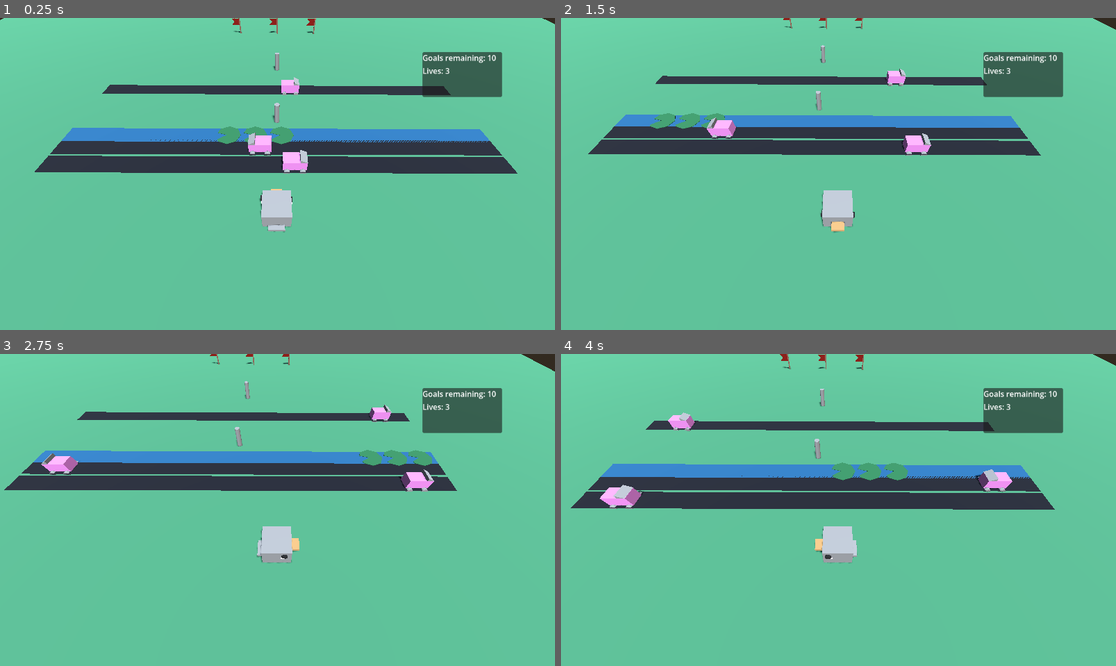
Above: before the commit, frames 1-4 (two rows, left to right).
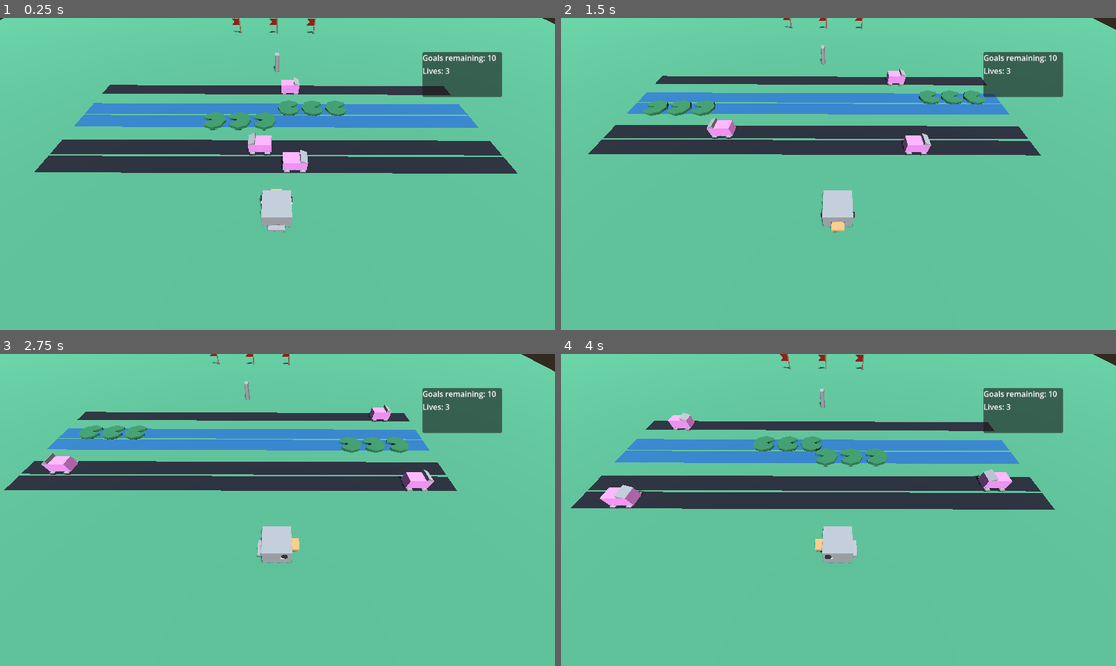
Above: after the commit, the same moments.

Repository: chloedixon11/danger-dodger
Game: Godot game, scene res://Main/Main.tscn
Two runs of this game, one before a commit and one after it. Both use one fixed random seed, a clock stepped at 60 frames per second and the inputs below.
Inputs:
- Up to frame 1 (0.25 s): no input
- Up to frame 2 (1.5 s): hold D (move_right) 0.53-1.28 s; hold S (move_down) from 1.28 s (still down)
- Up to frame 3 (2.75 s): release S (move_down) at 2.03 s; hold D (move_right) from 2.03 s (still down)
- Up to frame 4 (4 s): release D (move_right) at 2.78 s; hold W (move_up) 2.78-3.53 s; hold A (move_left) from 3.53 s (still down)

The runs differ from the first frame. In frame 1, 8.1% of the frame differs, in the area x 11-89%, y 11-41%; in frame 2, 7.0%; in frame 3, 7.0%; in frame 4, 8.2%, in the area x 7-85%, y 11-41%.

Commit message:
lilypads and rivers

Diff:
--- /dev/null
+++ b/Code/Art/Art.tscn
@@ -0,0 +1,49 @@
+[gd_scene format=3 uid="uid://ce3f6qpkf4ig"]
+
+[sub_resource type="StandardMaterial3D" id="StandardMaterial3D_8wcd5"]
+albedo_color = Color(0.17612255, 0.43648446, 0.2812329, 1)
+
+[sub_resource type="StandardMaterial3D" id="StandardMaterial3D_pyloi"]
+albedo_color = Color(0.25935832, 0.6614842, 0.33838058, 1)
+
+[sub_resource type="PrismMesh" id="PrismMesh_3k6re"]
+size = Vector3(0.6, 0.6, 0.3)
+
+[node name="Art" type="Node3D" unique_id=927862619]
+
+[node name="LilyPads" type="CSGCombiner3D" parent="." unique_id=1538868695]
+transform = Transform3D(1, 0, -6.519258e-09, 1.4901161e-08, 1, 0, -6.519258e-09, 0, 1, 0, 0.016914979, 7.450581e-09)
+material_override = SubResource("StandardMaterial3D_8wcd5")
+
+[node name="CSGCylinder3D" type="CSGCylinder3D" parent="LilyPads" unique_id=1527338214]
+transform = Transform3D(1, 0, 0, 6.3331016e-25, 1, 0, 0, 0, 1, -0.040706396, 0.01380913, -0.014947053)
+material_override = SubResource("StandardMaterial3D_pyloi")
+radius = 0.5961914
+height = 0.13879395
+
+[node name="CSGMesh3D" type="CSGMesh3D" parent="LilyPads" unique_id=1934905894]
+transform = Transform3D(-0.15652674, -0.98610616, -0.05562525, -0.0506365, -0.048233286, 0.99755174, -0.9863748, 0.1589602, -0.042383168, 0.32636786, -0.007553299, -0.05780274)
+operation = 2
+mesh = SubResource("PrismMesh_3k6re")
+
+[node name="CSGCylinder3D2" type="CSGCylinder3D" parent="LilyPads" unique_id=1244924839]
+transform = Transform3D(1, 0, 0, 6.3331016e-25, 1, 0, 0, 0, 1, 1.2168932, 0.013809111, -0.014947045)
+material_override = SubResource("StandardMaterial3D_pyloi")
+radius = 0.5961914
+height = 0.13879395
+
+[node name="CSGMesh3D2" type="CSGMesh3D" parent="LilyPads" unique_id=23129553]
+transform = Transform3D(-0.15652674, -0.98610616, -0.05562525, -0.0506365, -0.048233286, 0.99755174, -0.9863748, 0.1589602, -0.042383168, 1.5839674, -0.0075533176, -0.057802733)
+operation = 2
+mesh = SubResource("PrismMesh_3k6re")
+
+[node name="CSGCylinder3D3" type="CSGCylinder3D" parent="LilyPads" unique_id=1470053240]
+transform = Transform3D(1, 0, 0, 6.3331016e-25, 1, 0, 0, 0, 1, -1.3056309, 0.013809148, -0.014947061)
+material_override = SubResource("StandardMaterial3D_pyloi")
+radius = 0.5961914
+height = 0.13879395
+
+[node name="CSGMesh3D3" type="CSGMesh3D" parent="LilyPads" unique_id=2038428075]
+transform = Transform3D(-0.15652674, -0.98610616, -0.05562525, -0.0506365, -0.048233286, 0.99755174, -0.9863748, 0.1589602, -0.042383168, -0.9385567, -0.0075532803, -0.05780275)
+operation = 2
+mesh = SubResource("PrismMesh_3k6re")
--- a/Code/Duck/Duck.gd
+++ b/Code/Duck/Duck.gd
@@ -47,15 +47,25 @@
 
 		if Input.is_action_just_pressed("move_up"):
 			#position.z -= leap_distance
-			next_spot = current_spot + Vector3.FORWARD
 			weight = 0
 			graphics.rotation_degrees.y = 0
+			if riding:
+				current_spot = riding.global_position
+				next_spot = (current_spot + Vector3.FORWARD).round()
+			else:
+				next_spot = current_spot + Vector3.FORWARD
+			riding = null
 
 		if Input.is_action_just_pressed("move_down"):
 			#position.z += leap_distance
-			next_spot = current_spot + Vector3.BACK
 			weight = 0
 			graphics.rotation_degrees.y = 180
+			if riding:
+				current_spot = riding.global_position
+				next_spot = (current_spot + Vector3.BACK).round()
+			else:
+				next_spot = current_spot + Vector3.BACK
+			riding = null
 
 	if weight < 1.0:
 		weight += weight_speed * delta
@@ -74,8 +84,8 @@
 	else:
 		position = lerp(current_spot, next_spot, weight)
 
-	if riding != null:
-		position += riding.position
+	if riding:
+		position = riding.global_position
 
 
 func update_lives(delta_lives: int):
--- a/Code/Duck/Duck.tscn
+++ b/Code/Duck/Duck.tscn
@@ -35,7 +35,6 @@
 [node name="Duck" type="Area3D" unique_id=1158991918]
 transform = Transform3D(-0.9999951, 0, -0.00313535, 0, 1, 0, 0.00313535, 0, -0.9999951, 0, 0, 0)
 script = ExtResource("1_lm42s")
-lives = null
 
 [node name="Collider" type="CollisionShape3D" parent="." unique_id=431627853]
 transform = Transform3D(1, 0, 0, 0, 1, 0, 0, 0, 1, 0, 0.42274475, 0)
--- a/Code/Levels/TrafficTime.tscn
+++ b/Code/Levels/TrafficTime.tscn
@@ -6,6 +6,7 @@
 [ext_resource type="PackedScene" uid="uid://d10bdq3u7df63" path="res://Vehicle/Vehicle.tscn" id="3_tgin1"]
 [ext_resource type="PackedScene" uid="uid://bimiowbq37tmt" path="res://Duck/Duck.tscn" id="4_de4at"]
 [ext_resource type="PackedScene" uid="uid://cwqeu7k1fculu" path="res://Lane/Waterway/Waterway.tscn" id="5_ye6de"]
+[ext_resource type="PackedScene" uid="uid://cvgoojbjmr2qo" path="res://Vessel/Vessel.tscn" id="6_8b8hp"]
 
 [sub_resource type="ProceduralSkyMaterial" id="ProceduralSkyMaterial_ye6de"]
 sky_horizon_color = Color(0.66224277, 0.6717428, 0.6867428, 1)
@@ -70,6 +71,8 @@
 [node name="Waterway" parent="." unique_id=1862011274 instance=ExtResource("5_ye6de")]
 transform = Transform3D(-0.0059069498, 0, -0.99998266, 0, 1, 0, 0.99998266, 0, -0.0059069498, 0, 0, -8)
 
+[node name="Vessel" parent="Waterway" unique_id=2030516887 instance=ExtResource("6_8b8hp")]
+
 [node name="Ground" type="MeshInstance3D" parent="." unique_id=1449691348]
 material_override = SubResource("StandardMaterial3D_ye6de")
 mesh = SubResource("PlaneMesh_8b8hp")
--- a/Code/Levels/WaterWorld.tscn
+++ b/Code/Levels/WaterWorld.tscn
@@ -74,7 +74,7 @@
 metadata/_edit_lock_ = true
 
 [node name="MeshInstance3D" type="MeshInstance3D" parent="Ground" unique_id=833497383]
-transform = Transform3D(1, 0, 0, 0, 1, 0, 0, 0, 1, 0, 0, -5.092991)
+transform = Transform3D(1, 0, 0, 0, 1, 0, 0, 0, 1, 0, 0, -10.092991)
 mesh = SubResource("CylinderMesh_hxt8e")
 skeleton = NodePath("../..")
 
@@ -92,7 +92,11 @@
 transform = Transform3D(-0.9999874, 0, 0.00501598, 0, 1, 0, -0.00501598, 0, -0.9999874, 0.014142856, -2.9802322e-08, -8.473373)
 
 [node name="Waterway" parent="." unique_id=1862011274 instance=ExtResource("6_3qy7e")]
-transform = Transform3D(-4.371139e-08, 0, -1, 0, 1, 0, 1, 0, -4.371139e-08, 0, 0, -4)
+transform = Transform3D(-4.371139e-08, 0, -1, 0, 1, 0, 1, 0, -4.371139e-08, 0, 0, -5)
 
-[node name="Vessel" parent="Waterway" unique_id=944421107 instance=ExtResource("7_usc3h")]
-transform = Transform3D(-4.371139e-08, 0, -1, 0, 1, 0, 1, 0, -4.371139e-08, 0, 0, 0)
+[node name="Vessel" parent="Waterway" unique_id=2030516887 instance=ExtResource("7_usc3h")]
+
+[node name="Waterway2" parent="." unique_id=1654594169 instance=ExtResource("6_3qy7e")]
+transform = Transform3D(1.3113416e-07, 0, 1, 0, 1, 0, -1, 0, 1.3113416e-07, 0, 0, -6)
+
+[node name="Vessel" parent="Waterway2" unique_id=1893541102 instance=ExtResource("7_usc3h")]
--- a/Code/Vessel/Vessel.tscn
+++ b/Code/Vessel/Vessel.tscn
@@ -1,65 +1,23 @@
 [gd_scene format=3 uid="uid://cvgoojbjmr2qo"]
 
 [ext_resource type="Script" uid="uid://cu1c8g45b7fqm" path="res://Vessel/Vessel.gd" id="1_fywir"]
+[ext_resource type="PackedScene" uid="uid://ce3f6qpkf4ig" path="res://Art/Art.tscn" id="2_blvak"]
 
-[sub_resource type="PlaceholderMesh" id="PlaceholderMesh_s2nsp"]
-
-[sub_resource type="StandardMaterial3D" id="StandardMaterial3D_n85f5"]
-albedo_color = Color(0.17612255, 0.43648446, 0.2812329, 1)
-
-[sub_resource type="StandardMaterial3D" id="StandardMaterial3D_fywir"]
-albedo_color = Color(0.25935832, 0.6614842, 0.33838058, 1)
-
-[sub_resource type="PrismMesh" id="PrismMesh_rawk2"]
-size = Vector3(0.6, 0.6, 0.3)
+[sub_resource type="PlaceholderMesh" id="PlaceholderMesh_lm42s"]
 
 [sub_resource type="BoxShape3D" id="BoxShape3D_rckyl"]
-size = Vector3(3.8, 0.36084765, 1)
+size = Vector3(3.8, 0.36084765, 0.66986084)
 
-[node name="Node3D" type="Area3D" unique_id=2030516887]
+[node name="Vessel" type="Area3D" unique_id=2030516887]
 script = ExtResource("1_fywir")
 
 [node name="MeshInstance3D" type="MeshInstance3D" parent="." unique_id=405596471]
-mesh = SubResource("PlaceholderMesh_s2nsp")
+transform = Transform3D(-0.00029186805, 0, -0.99999994, 0, 1, 0, 0.99999994, 0, -0.00029186805, -0.0037611164, -0.06613815, 0.5)
+mesh = SubResource("PlaceholderMesh_lm42s")
 
-[node name="LilyPads" type="CSGCombiner3D" parent="MeshInstance3D" unique_id=688480893]
-transform = Transform3D(1, 0, -6.519258e-09, 1.4901161e-08, 1, 0, -6.519258e-09, 0, 1, 0, 0.016914979, 7.450581e-09)
-material_override = SubResource("StandardMaterial3D_n85f5")
-use_collision = true
-
-[node name="CSGCylinder3D" type="CSGCylinder3D" parent="MeshInstance3D/LilyPads" unique_id=1577211110]
-transform = Transform3D(1, 0, 0, 6.3331016e-25, 1, 0, 0, 0, 1, -0.040706396, 0.01380913, -0.014947053)
-material_override = SubResource("StandardMaterial3D_fywir")
-radius = 0.5961914
-height = 0.13879395
-
-[node name="CSGMesh3D" type="CSGMesh3D" parent="MeshInstance3D/LilyPads" unique_id=1675377848]
-transform = Transform3D(-0.15652674, -0.98610616, -0.05562525, -0.0506365, -0.048233286, 0.99755174, -0.9863748, 0.1589602, -0.042383168, 0.32636786, -0.007553299, -0.05780274)
-operation = 2
-mesh = SubResource("PrismMesh_rawk2")
-
-[node name="CSGCylinder3D2" type="CSGCylinder3D" parent="MeshInstance3D/LilyPads" unique_id=1372524853]
-transform = Transform3D(1, 0, 0, 6.3331016e-25, 1, 0, 0, 0, 1, 1.2168932, 0.013809111, -0.014947045)
-material_override = SubResource("StandardMaterial3D_fywir")
-radius = 0.5961914
-height = 0.13879395
-
-[node name="CSGMesh3D2" type="CSGMesh3D" parent="MeshInstance3D/LilyPads" unique_id=1082613134]
-transform = Transform3D(-0.15652674, -0.98610616, -0.05562525, -0.0506365, -0.048233286, 0.99755174, -0.9863748, 0.1589602, -0.042383168, 1.5839674, -0.0075533176, -0.057802733)
-operation = 2
-mesh = SubResource("PrismMesh_rawk2")
-
-[node name="CSGCylinder3D3" type="CSGCylinder3D" parent="MeshInstance3D/LilyPads" unique_id=378495702]
-transform = Transform3D(1, 0, 0, 6.3331016e-25, 1, 0, 0, 0, 1, -1.3056309, 0.013809148, -0.014947061)
-material_override = SubResource("StandardMaterial3D_fywir")
-radius = 0.5961914
-height = 0.13879395
-
-[node name="CSGMesh3D3" type="CSGMesh3D" parent="MeshInstance3D/LilyPads" unique_id=2020773181]
-transform = Transform3D(-0.15652674, -0.98610616, -0.05562525, -0.0506365, -0.048233286, 0.99755174, -0.9863748, 0.1589602, -0.042383168, -0.9385567, -0.0075532803, -0.05780275)
-operation = 2
-mesh = SubResource("PrismMesh_rawk2")
+[node name="Art" parent="MeshInstance3D" unique_id=927862619 instance=ExtResource("2_blvak")]
+transform = Transform3D(1, 0, 0, 0, 1, 0, 0, 0, 1, 0.34573972, 0.15900218, -0.0001009102)
 
 [node name="CollisionShape3D" type="CollisionShape3D" parent="." unique_id=1750401194]
-transform = Transform3D(1, 0, 0, 0, 1, 0, 0, 0, 1, -0.05419922, -0.007541746, 0)
+transform = Transform3D(-0.00029186805, 0, -0.99999994, 0, 1, 0, 0.99999994, 0, -0.00029186805, -0.08545107, 0.072224885, 0.5)
 shape = SubResource("BoxShape3D_rckyl")
